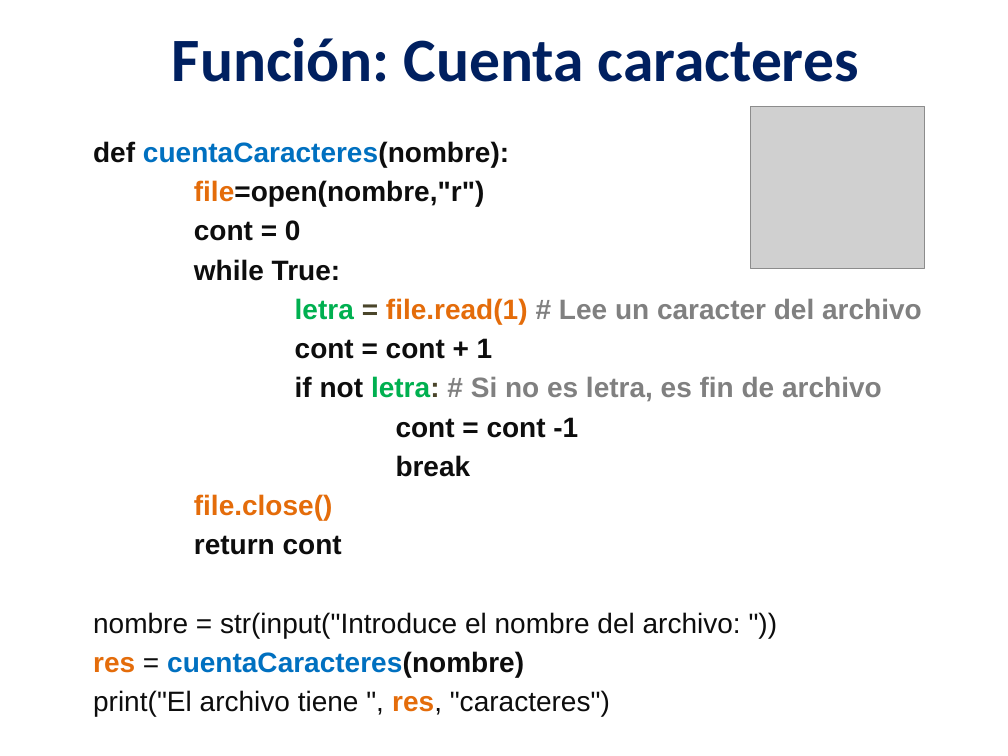
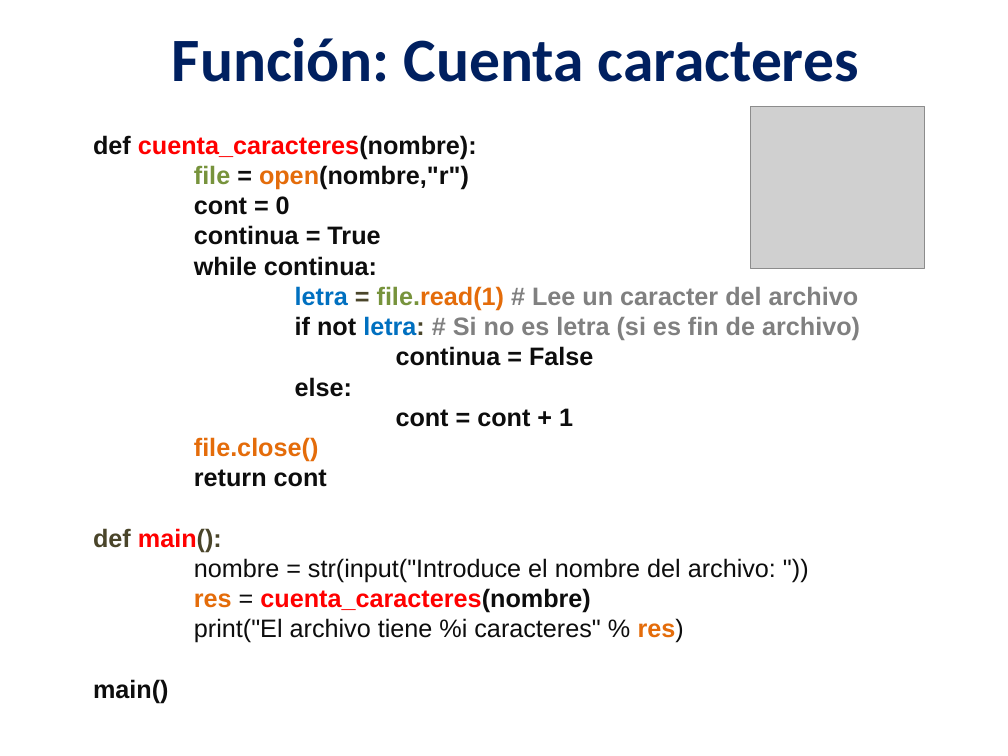
Before and after one commit to lizetheP/PensamientoC, a slide deck: slide 23 of CalendarioAgo20L/presentaciones/12_Archivos.pptx (slide 26 before the commit). Drawn at 1008x756 pixels with LibreOffice and Linux fonts; fonts in the diff are those of the drawing; grey boxes stand for pictures. Boxes give left, top, right and bottom in pixels: in the first picture for what was removed or moved away, otherwise in the second. Text is boxed around its words. In the diff, an @@ line names an element or a change of style, - is before the commit and + after.

```diff
--- a/CalendarioAgo20L/presentaciones/12_Archivos.pptx
+++ b/CalendarioAgo20L/presentaciones/12_Archivos.pptx
@@ text at [93,135,477,190]: text changed; size 20 to 18 pt @@
-def cuentaCaracteres(nombre):
-file=open(nombre,"r")
+def cuenta_caracteres(nombre):
+file = open(nombre,"r")
@@ text at [194,196,859,583]: size 20 to 18 pt in "cont = 0", "letra = file.read(1) # Lee un caracter ...", "cont = cont + 1", "file.close()" and 2 more places; text colour #00B050 to #0070C0 in "letra"; text colour #E46C0A to #77933C in "file.read(1)"; line spacing 28pt to 1 @@
@@ text at [194,225,380,276]: text changed; size 20 to 18 pt @@
-while True:
+continua = True
+while continua:
@@ text at [295,316,860,397]: paragraphs added @@
+if not letra: # Si no es letra (si es fin de archivo)
+continua = False
+else:
@@ text at [295,376,882,477]: paragraphs removed @@
-if not letra: # Si no es letra, es fin de archivo
-cont = cont -1
-break
@@ text at [93,528,222,552]: paragraph added @@
+def main():
@@ text at [93,588,684,704]: text changed; size 20 to 18 pt; bold on @@
-res = cuentaCaracteres(nombre)
-print("El archivo tiene ", res, "caracteres")
+res = cuenta_caracteres(nombre)
+print("El archivo tiene %i caracteres" % res)
+main()
```
Also in this commit, not shown: 15 other slides changed, 3 slides removed, 2 other files.
